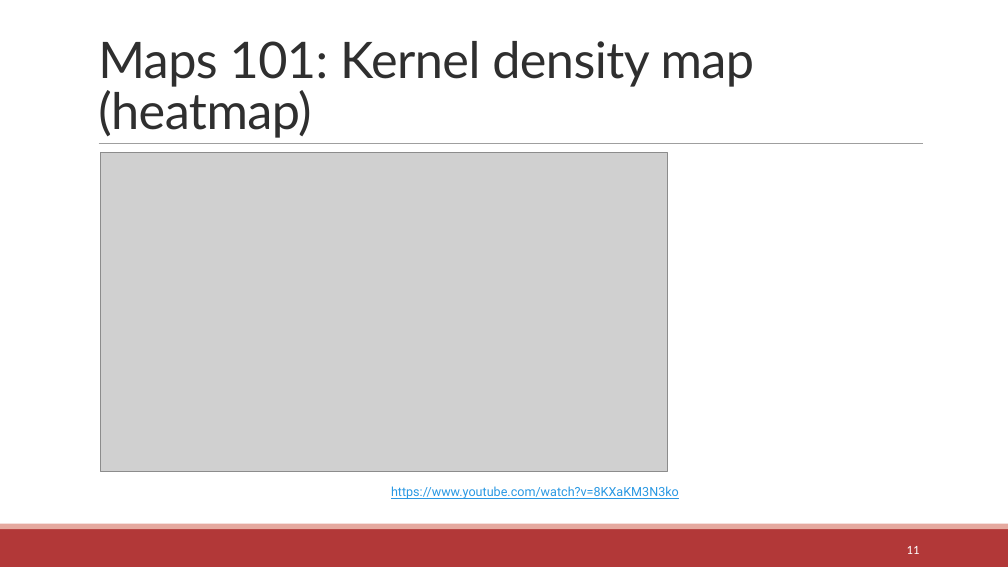
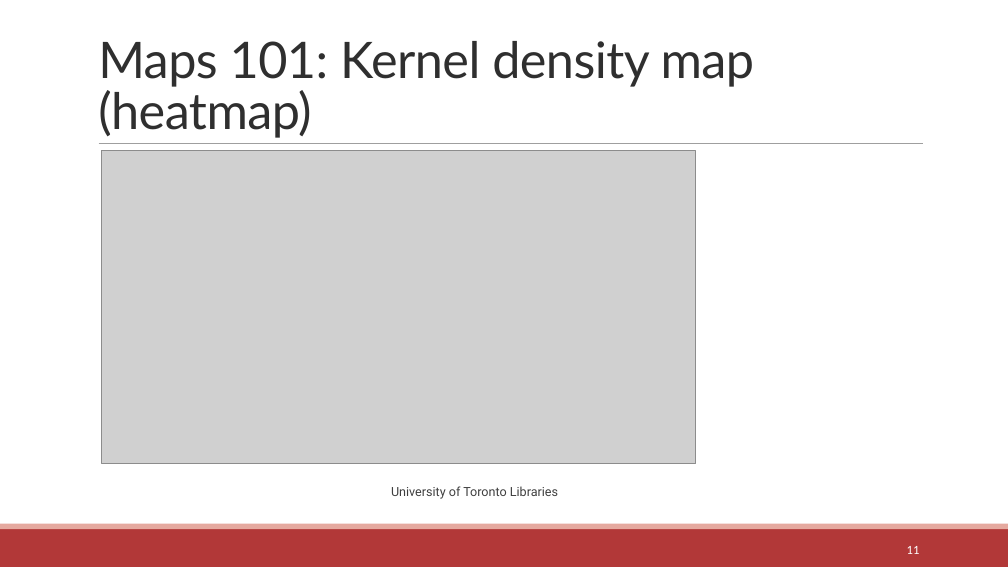
Before and after one commit to communitymaplab/geog4300_datascience, a slide deck: slide 11 of in_class_slides/geog4300_L09-Visualizing and describing spatial data.pptx. Drawn at 1008x567 pixels with LibreOffice and Linux fonts; fonts in the diff are those of the drawing; grey boxes stand for pictures. Boxes give left, top, right and bottom in pixels: in the first picture for what was removed or moved away, otherwise in the second. Text is boxed around its words. In the diff, an @@ line names an element or a change of style, - is before the commit and + after.

```diff
--- a/in_class_slides/geog4300_L09-Visualizing and describing spatial data.pptx
+++ b/in_class_slides/geog4300_L09-Visualizing and describing spatial data.pptx
@@ picture: place and size @@
-picture at <box>100,153,667,472</box>
+picture at <box>102,150,696,464</box>
@@ text at <box>391,486,558,499</box>: text changed; text colour #2998E3 to #3F3F3F @@
-https://www.youtube.com/watch?v=8KXaKM3N3ko
+University of Toronto Libraries
```
Also in this commit, not shown: 2 other slides changed, 10 other files.
